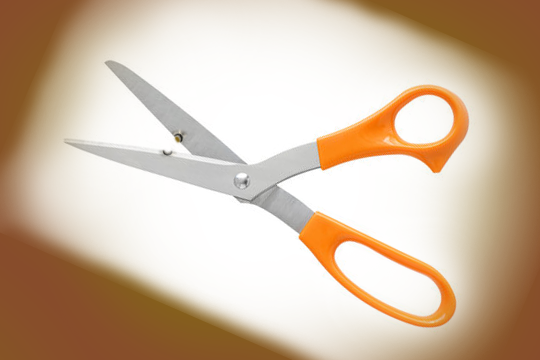
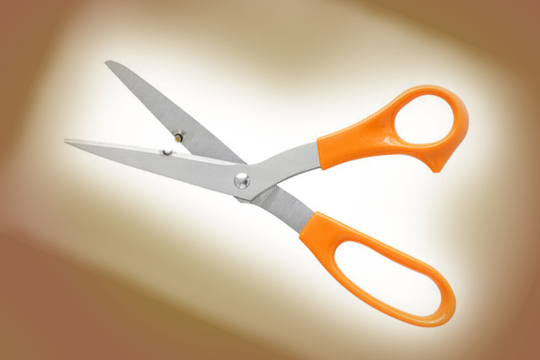
Two versions of the same layered image (540 × 360). Layer-by-layer changes:
added layer "Layer 1 copy 8" above "Layer 1 copy 6" over [0, 0, 540, 360]
hid "Layer 1 copy 6" over [0, 0, 540, 360]
"Background copy 6": opacity 100% → 85% over [0, 0, 540, 360]
